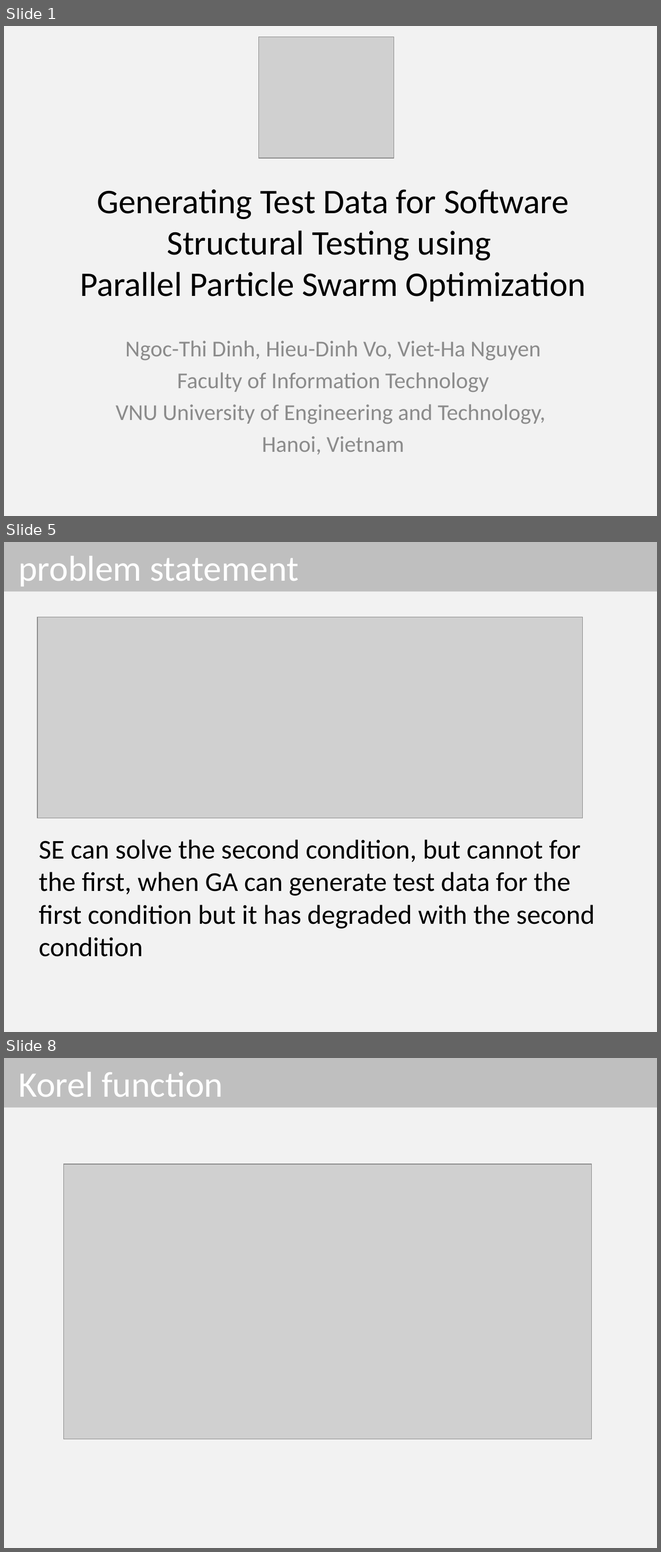
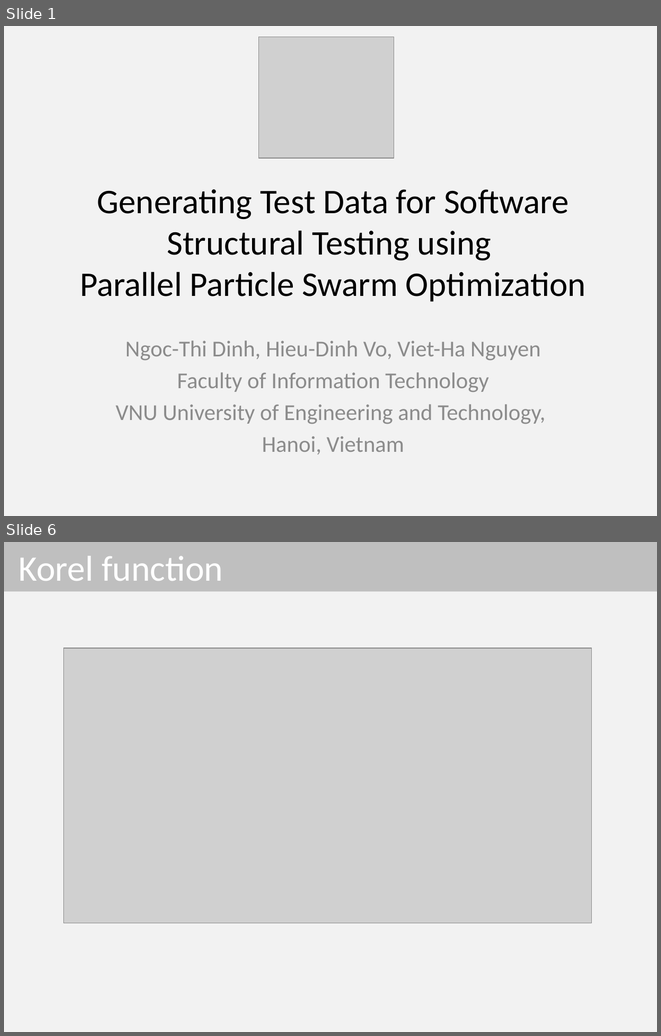
Before and after one commit to dinhngocthi/GAsource, a slide deck: CFT4CUnitSrc/src/report/PPSO_Presentation.pptx. Shown one above the other, each under a label of ours: slides 1, 5 and 8 before the commit, slides 1 and 6 after it; the slides between them are not shown. The pictures are 661x1552 and 661x1036 pixels, drawn with LibreOffice and Linux fonts; fonts in the diff are those of the drawing; grey boxes stand for pictures. Boxes give left, top, right and bottom in pixels: in the first picture for what was removed or moved away, otherwise in the second. Text is boxed around its words. In the diff, an @@ line names an element or a change of style, - is before the commit and + after.

```diff
--- a/CFT4CUnitSrc/src/report/PPSO_Presentation.pptx
+++ b/CFT4CUnitSrc/src/report/PPSO_Presentation.pptx
@@ slide 5 removed at <box>4,542,657,1032</box>, background #F2F2F2 @@
@@ title removed at <box>4,542,657,592</box> @@
-problem statement
@@ picture removed at <box>37,617,583,818</box> @@
@@ text removed at <box>39,839,595,956</box> @@
-SE can solve the second condition, but cannot for the first, when GA can generate test data for the first condition but it has degraded with the second condition
@@ what was slide 8 is now slide 6 @@
```
Also in this commit, not shown: 3 slides changed, 2 slides added, 3 other slides removed, 1 other file.
